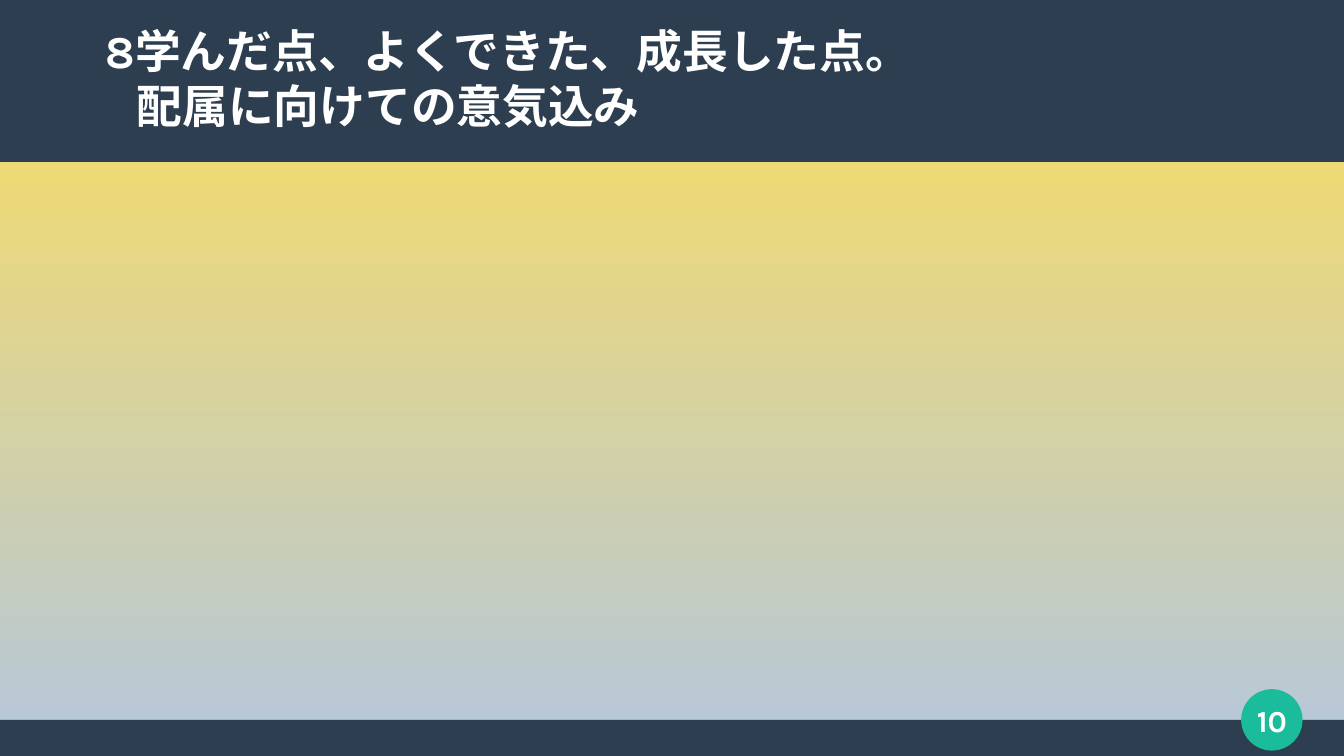
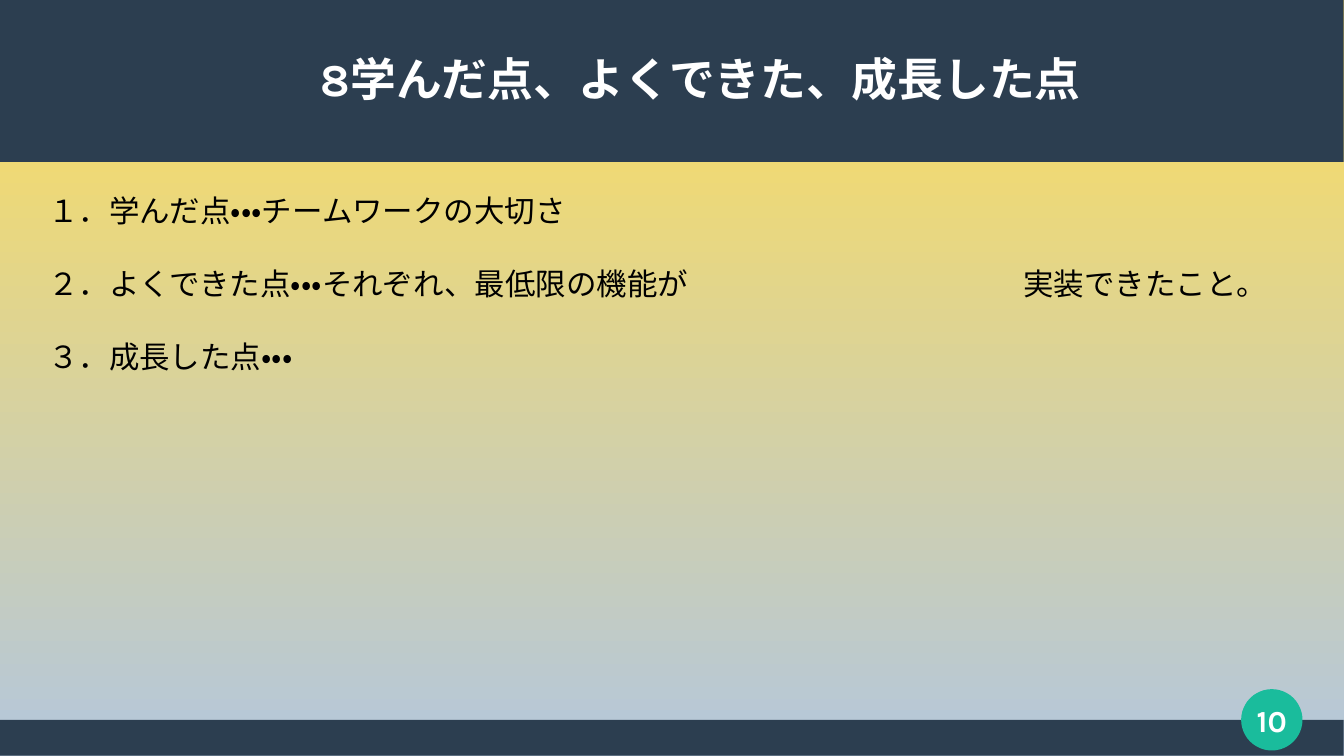
Before and after one commit to 2022java42-student006/document, a slide deck: slide 10 of 発表用スライド.pptx. Drawn at 1344x756 pixels with LibreOffice and Linux fonts; fonts in the diff are those of the drawing. Boxes give left, top, right and bottom in pixels: in the first picture for what was removed or moved away, otherwise in the second. Text is boxed around its words. In the diff, an @@ line names an element or a change of style, - is before the commit and + after.

Commit message:
プレゼン資料の一部を改訂しました。 一部、残ってるページの作成をお願いします。

```diff
--- a/発表用スライド.pptx
+++ b/発表用スライド.pptx
@@ title at bbox=[321, 57, 1081, 101]: text changed @@
-1 8学んだ点、よくできた、成長した点。
-  配属に向けての意気込み
+1 8学んだ点、よくできた、成長した点
@@ subtitle added at bbox=[48, 196, 1267, 371], 18 pt, text #000000 @@
+１．学んだ点・・・チームワークの大切さ
+２．よくできた点・・・それぞれ、最低限の機能が 実装できたこと。
+３．成長した点・・・
```
Also in this commit, not shown: 5 other slides changed, 3 other files.
